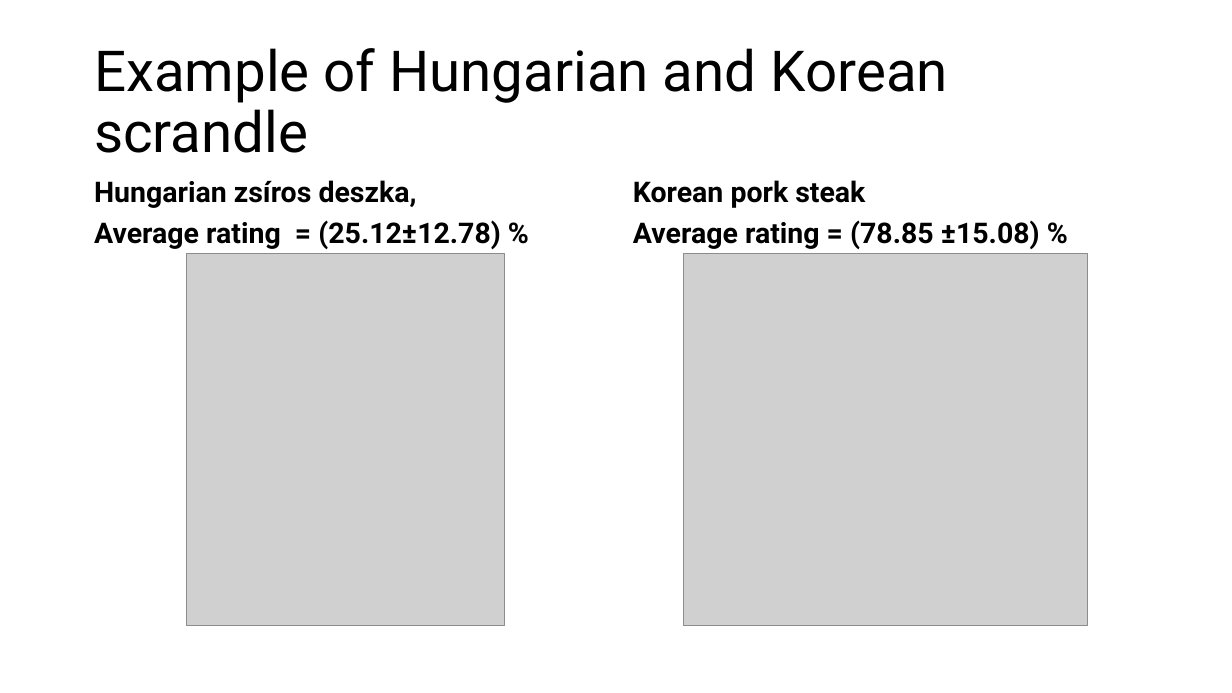
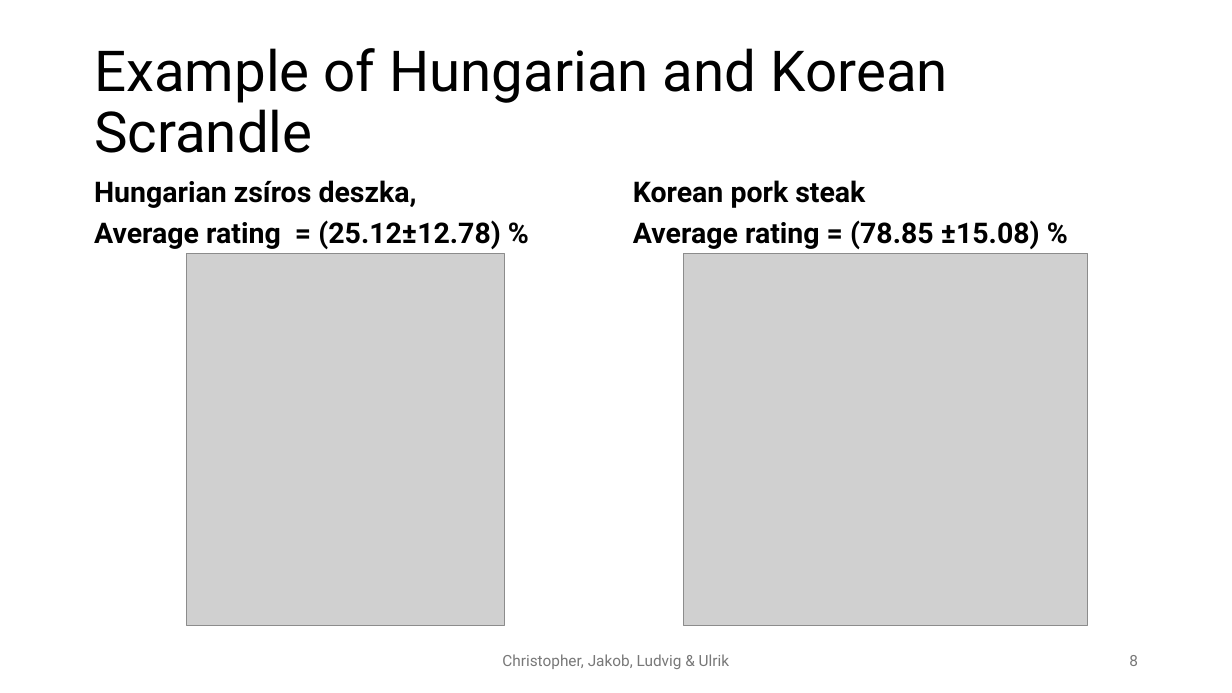
Before and after one commit to JakobFugl/scrandle_ml_project, a slide deck: slide 8 of power_point_folder/power_point_project.pptx. Drawn at 1232x693 pixels with LibreOffice and Linux fonts; fonts in the diff are those of the drawing; grey boxes stand for pictures. Boxes give left, top, right and bottom in pixels: in the first picture for what was removed or moved away, otherwise in the second. Text is boxed around its words. In the diff, an @@ line names an element or a change of style, - is before the commit and + after.

```diff
--- a/power_point_folder/power_point_project.pptx
+++ b/power_point_folder/power_point_project.pptx
@@ title at box(94, 48, 948, 153): text changed @@
-Example of Hungarian and Korean scrandle
+Example of Hungarian and Korean Scrandle
@@ text added at box(502, 654, 729, 669), 12 pt, text #797979 @@
+Christopher, Jakob, Ludvig & Ulrik
@@ page number added at box(1129, 655, 1138, 666), 12 pt, text #797979 @@
+8
```
Also in this commit, not shown: 8 other slides changed, 1 other file.
